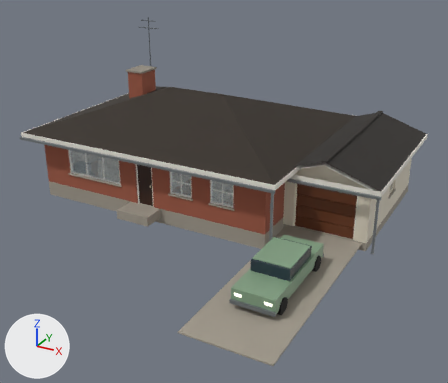
Before and after pictures for a commit that changed the glTF model assets/models/small_buildings/ranch.glb.
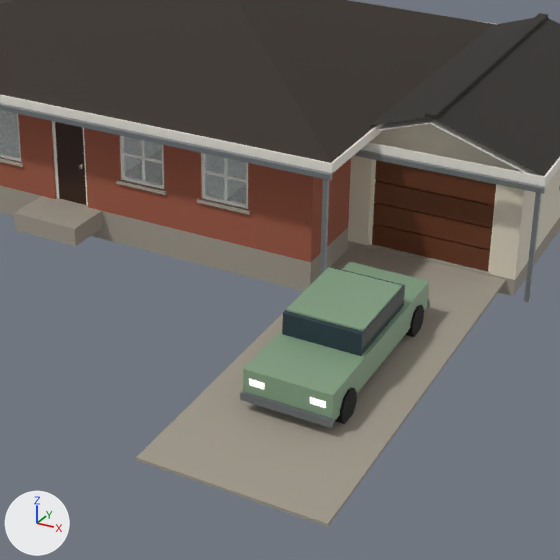
There are two pictures of each version: one whole from a 50 mm lens placed at (14.1, -26.7, 13.0), pointed at (1.3, -3.4, 1.4), one close up on the part from 25% to 87% of the width and 27% to 100% of the height. The axes (+X, +Y, +Z) are drawn at lower left. The lights are the same throughout. The last two pictures show the newer version. Objects named as collision shapes, trigger or cutter boxes, shadow casters or lower levels of detail are left out. Vertices at exactly the same position are counted once.

In view in the first close-up: 'LEAF0', 'LOD0'.
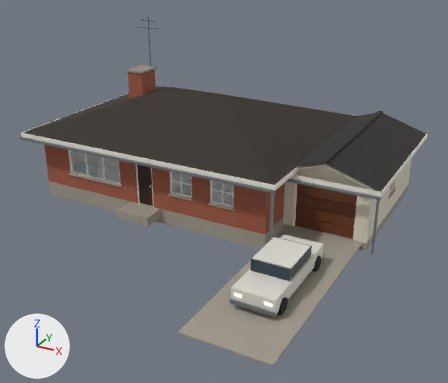
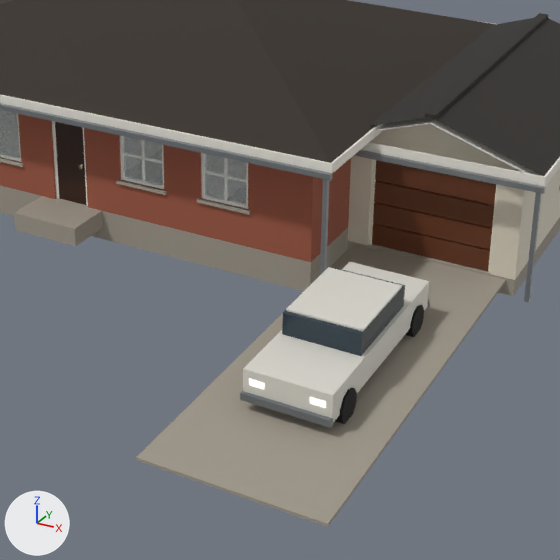
Pixel boxes (x1, y1, x2, y2) of what changed, in the close-ups (560 x 560 px):
part 1 of me_ranch_lod0, recoloured (lighter)
    both: (243, 262, 429, 422)

The edits, one by one:
me_ranch_lod0 has 2312 vertices, 4336 faces and spans x -9.2..8.6, y -12.0..5.8, z -0.3..8.0.
me_ranch_lod0 is used by ob_lod0; location (0.0, 0.0, 0.0).
me_ranch_lod0 part 1: 644 faces centred in x -8.2..7.8, y -9.9..4.5, z -0.1..3.2 are repainted in the vertex colours; the middle colour goes from white #f5f1eb to light grey #ddd8d1.
